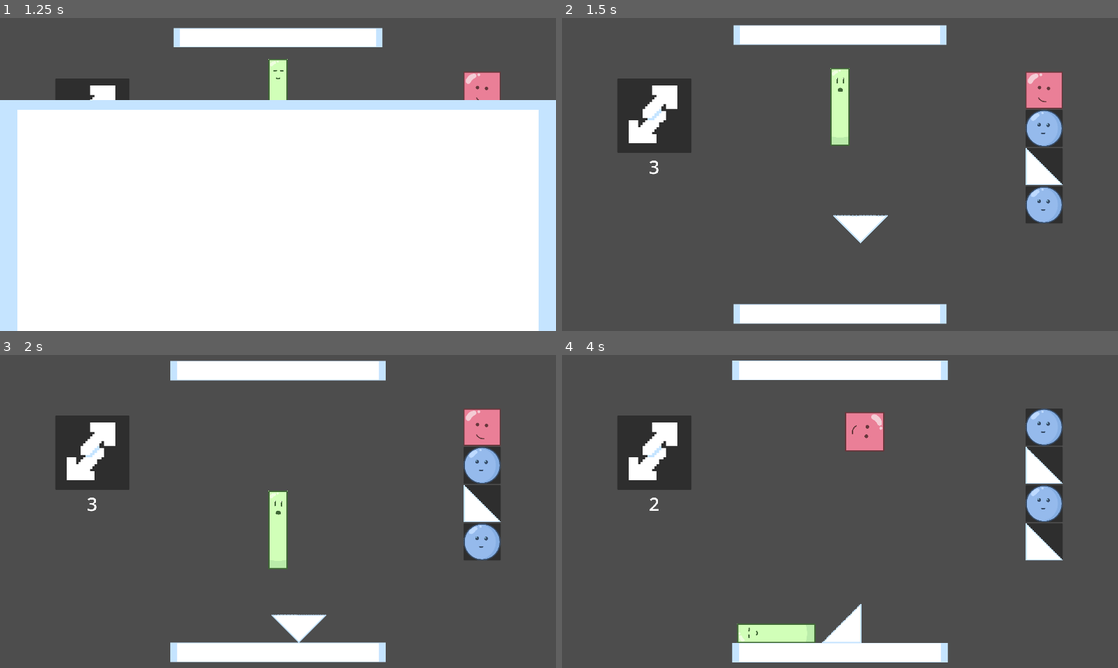
Above: before the commit, frames 1-4 (two rows, left to right).
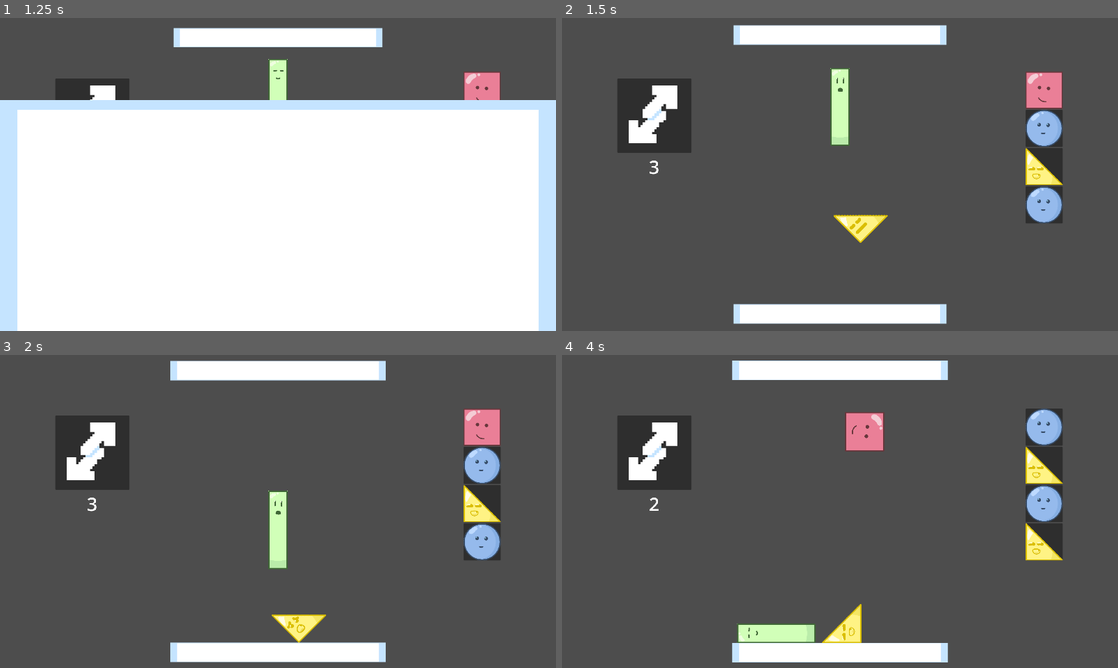
Above: after the commit, the same moments.

Repository: nullishew/game-jam-palindome
Game: Godot game, scene res://scenes/menu.tscn
Two runs of this game, one before a commit and one after it. Both use one fixed random seed, a clock stepped at 60 frames per second and the inputs below.
Inputs:
- Up to frame 1 (1.25 s): click "Start" at 0.5 s
- Up to frame 2 (1.5 s): tap Enter (ui_accept) at 1.25 s; hold Right (ui_right) from 1.28 s (still down)
- Up to frame 3 (2 s): keep holding Right (ui_right); tap Enter (ui_accept) at 1.52 s
- Up to frame 4 (4 s): release Right (ui_right) at 2.03 s; hold Left (ui_left) 2.03-2.78 s; tap Enter (ui_accept) at 2.27, 3.77 s; hold Right (ui_right) from 2.78 s (still down)

Frame 1 is identical in both runs. In frame 2, 0.9% of the frame differs, in the area x 48-91%, y 41-72%; in frame 3, 0.9%; in frame 4, 1.3%, in the area x 46-91%, y 29-92%.

Commit message:
triangle art

Diff:
--- a/scenes/game.tscn
+++ b/scenes/game.tscn
@@ -8,7 +8,7 @@
 [ext_resource type="Texture2D" uid="uid://co2wawj7rvqr1" path="res://assets/pieces/square_piece/square_piece_idle.png" id="4_kvuet"]
 [ext_resource type="PackedScene" uid="uid://bdajgv04xnnoe" path="res://scenes/death_zone.tscn" id="4_lbhrr"]
 [ext_resource type="PackedScene" uid="uid://c5u6qthot4jji" path="res://scenes/pieces/triangle_piece.tscn" id="4_p57ef"]
-[ext_resource type="Texture2D" uid="uid://bq3ae8khmoe8a" path="res://assets/placeholder_triangle_grid_paper.png" id="6_vtaks"]
+[ext_resource type="Texture2D" uid="uid://c63qiv4kfv0bd" path="res://assets/pieces/triangle_piece/triangle_piece_idle.png" id="6_kvuet"]
 [ext_resource type="PackedScene" uid="uid://diklw5uaphjog" path="res://scenes/pieces/circle_piece.tscn" id="8_kvpfn"]
 [ext_resource type="Texture2D" uid="uid://did35gbm72b6b" path="res://assets/pieces/i_piece/i_piece_idle.png" id="8_kvuet"]
 [ext_resource type="Texture2D" uid="uid://r1kfta300r5y" path="res://assets/pieces/circle_piece/circle_piece_idle.png" id="9_dinhu"]
@@ -22,7 +22,7 @@
 
 [sub_resource type="Resource" id="Resource_dinhu"]
 script = ExtResource("2_gee14")
-ui_texture = ExtResource("6_vtaks")
+ui_texture = ExtResource("6_kvuet")
 packed_scene = ExtResource("4_p57ef")
 metadata/_custom_type_script = "uid://cpowjncfu48nu"
 
--- a/scenes/pieces/triangle_piece.tscn
+++ b/scenes/pieces/triangle_piece.tscn
@@ -2,18 +2,24 @@
 
 [ext_resource type="PhysicsMaterial" uid="uid://dh6cj6si5sd6o" path="res://resources/piece_physics_material.tres" id="1_0ro25"]
 [ext_resource type="Script" uid="uid://btsm8qmr8f3pf" path="res://scripts/piece.gd" id="2_m8c2a"]
-[ext_resource type="Texture2D" uid="uid://bq3ae8khmoe8a" path="res://assets/placeholder_triangle_grid_paper.png" id="3_ljry7"]
+[ext_resource type="Texture2D" uid="uid://c63qiv4kfv0bd" path="res://assets/pieces/triangle_piece/triangle_piece_idle.png" id="3_m8c2a"]
+[ext_resource type="Texture2D" uid="uid://carycf6wnschb" path="res://assets/pieces/triangle_piece/triangle_piece_impact.png" id="4_ljry7"]
+[ext_resource type="Texture2D" uid="uid://bx7ygo48mryjl" path="res://assets/pieces/triangle_piece/triangle_piece_moving.png" id="4_m8c2a"]
 
-[node name="TrianglePiece" type="RigidBody2D" unique_id=812756609]
+[node name="TrianglePiece" type="RigidBody2D" unique_id=812756609 node_paths=PackedStringArray("sprite")]
 mass = 10.0
 physics_material_override = ExtResource("1_0ro25")
 linear_damp = 0.6
 script = ExtResource("2_m8c2a")
+sprite = NodePath("Sprite2D")
+idle_texture = ExtResource("3_m8c2a")
+impact_texture = ExtResource("4_ljry7")
+moving_texture = ExtResource("4_m8c2a")
 metadata/_custom_type_script = "uid://btsm8qmr8f3pf"
 
 [node name="Sprite2D" type="Sprite2D" parent="." unique_id=1463819697]
-scale = Vector2(2, 2)
-texture = ExtResource("3_ljry7")
+scale = Vector2(0.25, 0.25)
+texture = ExtResource("3_m8c2a")
 
 [node name="CollisionPolygon2D" type="CollisionPolygon2D" parent="." unique_id=2083518075]
 polygon = PackedVector2Array(-32, -32, -32, 32, 32, 32)
Binary file added: assets/pieces/triangle_piece/triangle_piece_idle.png
Not shown, added: assets/pieces/triangle_piece/triangle_piece_idle.png.import
Binary file added: assets/pieces/triangle_piece/triangle_piece_impact.png
Not shown, added: assets/pieces/triangle_piece/triangle_piece_impact.png.import
Binary file added: assets/pieces/triangle_piece/triangle_piece_moving.png
Not shown, added: assets/pieces/triangle_piece/triangle_piece_moving.png.import
Not shown, added: assets/pieces/triangle_piece/triangle_piece_idle.png.kra
Not shown, added: assets/pieces/triangle_piece/triangle_piece_moving.png.kra
